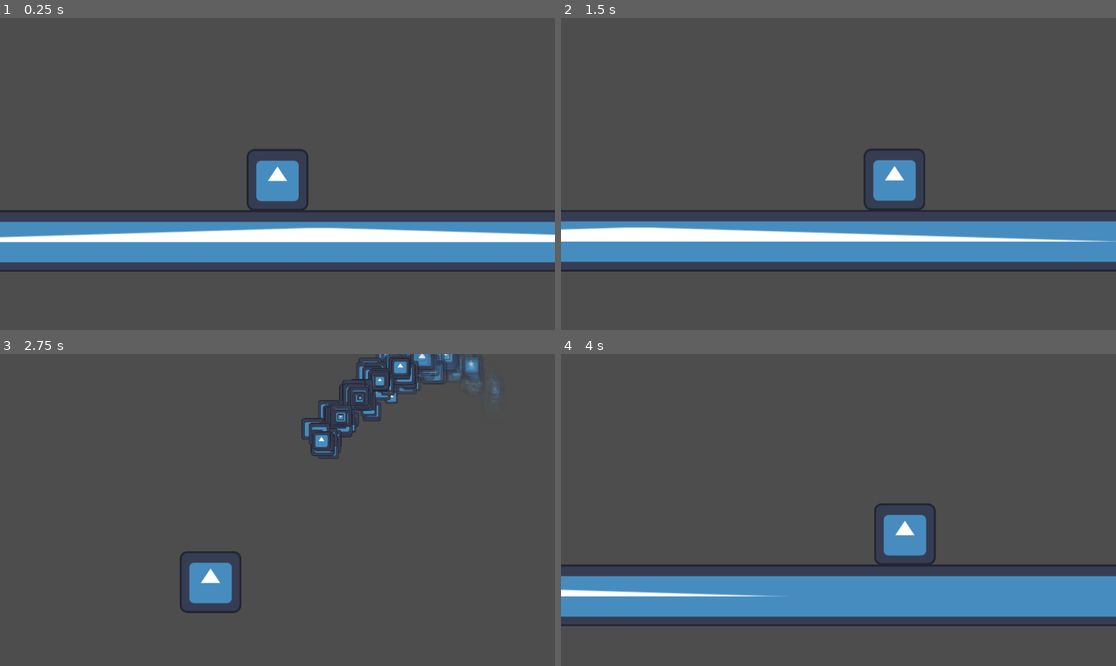
Above: before the commit, frames 1-4 (two rows, left to right).
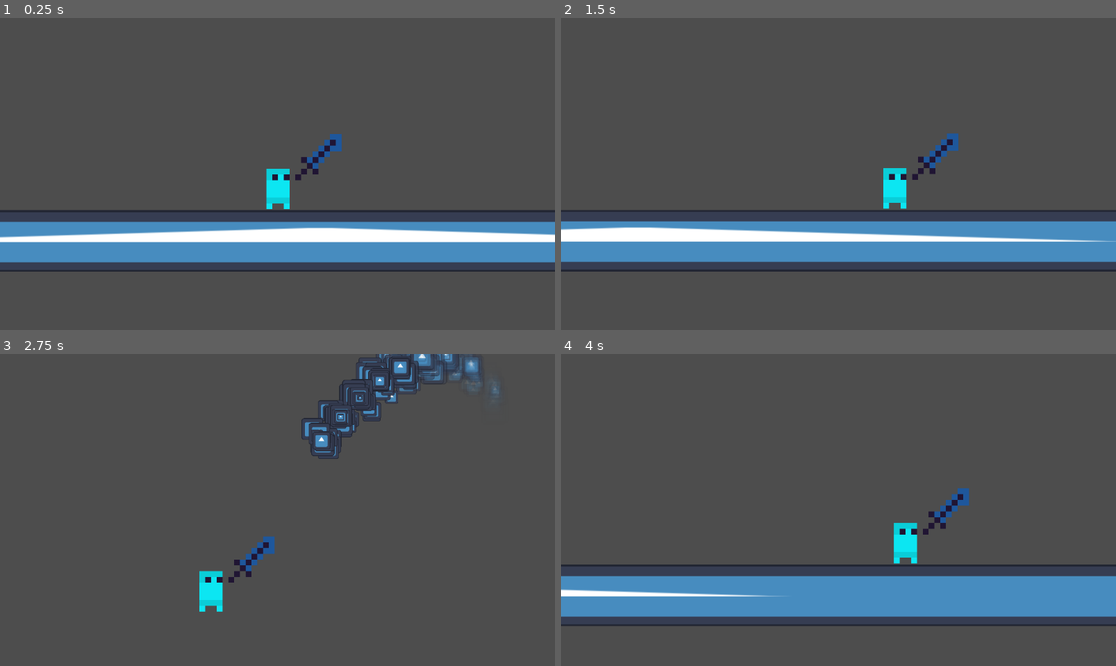
Above: after the commit, the same moments.

Repository: Namaarie/jame-gam-55
Game: Godot game, scene res://main.tscn
Same seed, same stepped clock (60 frames per second), same inputs: the game is played once before the commit and once after it. The engine's default icon, where the game draws it, is replaced by a stand-in: a white triangle on a blue panel in a dark square.
Inputs (mouse positions are in pixels of both pictures, inside the frame that each line leads up to):
- Up to frame 1 (0.25 s): no input
- Up to frame 2 (1.5 s): move the mouse to (960, 158) at 0.52 s; hold Space (jump) 0.53-1.28 s; hold D (right) from 0.53 s (still down); move the mouse to (727, 189) at 1.27 s; click (727, 189) at 1.35 s
- Up to frame 3 (2.75 s): tap Space (jump) at 1.52, 1.55, 1.82 s; move the mouse to (333, 441) at 2.02 s; release D (right) at 2.03 s; hold A (left) from 2.03 s (still down); hold Space (jump) from 2.03 s (still down); right-click (333, 441) at 2.1 s
- Up to frame 4 (4 s): move the mouse to (810, 572) at 2.77 s; release A (left) at 2.78 s; release Space (jump) at 2.78 s; hold D (right) from 2.78 s (still down); tap Space (jump) at 2.85, 3.02, 3.32 s; move the mouse to (1005, 556) at 3.52 s; hold Space (jump) from 3.53 s (still down); click (1005, 556) at 3.6 s

The runs differ from the first frame. In frame 1, 1.7% of the frame differs, in the area x 44-62%, y 37-62%; in frame 2, 1.7%; in frame 3, 1.7%; in frame 4, 1.8%, in the area x 56-74%, y 42-68%.

Commit message:
Add player animations
Changed the Sprite2D node into AnimatedSprite2D

Added the following player animations:
-dash
-die
-down_attack
-fall
-hurt
-jump
-land_on_ground
-normal_attack
-run
-up_attack

Diff:
--- a/player/player.tscn
+++ b/player/player.tscn
@@ -1,7 +1,15 @@
-[gd_scene load_steps=7 format=3 uid="uid://07qm4w0xtu5s"]
+[gd_scene load_steps=50 format=3 uid="uid://07qm4w0xtu5s"]
 
 [ext_resource type="Script" uid="uid://culmapmwppxfn" path="res://player/player.gd" id="1_oul6g"]
 [ext_resource type="Texture2D" uid="uid://dupmkd3y5dawc" path="res://icon.svg" id="2_rkbax"]
+[ext_resource type="Texture2D" uid="uid://hknh14rc5r2n" path="res://player/spritesheets/player_dash.png" id="3_8t03j"]
+[ext_resource type="Texture2D" uid="uid://cq5us0y5wfys" path="res://player/spritesheets/player_die.png" id="4_2ieo8"]
+[ext_resource type="Texture2D" uid="uid://b2mvsclwckln1" path="res://player/spritesheets/player_down_attack.png" id="5_ebec5"]
+[ext_resource type="Texture2D" uid="uid://bvn03gurpmetn" path="res://player/spritesheets/player_jump_and_fall.png" id="6_yllr7"]
+[ext_resource type="Texture2D" uid="uid://fcjhfwjsb662" path="res://player/spritesheets/player_hurt.png" id="7_kb6p2"]
+[ext_resource type="Texture2D" uid="uid://clx0dwqll3bx5" path="res://player/spritesheets/player_normal_attack.png" id="8_wodsf"]
+[ext_resource type="Texture2D" uid="uid://bd31g8vkerdgt" path="res://player/spritesheets/player_run.png" id="9_32hag"]
+[ext_resource type="Texture2D" uid="uid://gj13iu7tvq84" path="res://player/spritesheets/player_up_attack.png" id="10_tqiix"]
 
 [sub_resource type="RectangleShape2D" id="RectangleShape2D_g1dw6"]
 size = Vector2(128, 127)
@@ -21,6 +29,297 @@
 scale_min = 0.0
 scale_max = 0.39999998
 alpha_curve = SubResource("CurveTexture_g1dw6")
+
+[sub_resource type="AtlasTexture" id="AtlasTexture_e7oew"]
+atlas = ExtResource("3_8t03j")
+region = Rect2(0, 0, 32, 32)
+
+[sub_resource type="AtlasTexture" id="AtlasTexture_c35mf"]
+atlas = ExtResource("3_8t03j")
+region = Rect2(32, 0, 32, 32)
+
+[sub_resource type="AtlasTexture" id="AtlasTexture_65viv"]
+atlas = ExtResource("3_8t03j")
+region = Rect2(64, 0, 32, 32)
+
+[sub_resource type="AtlasTexture" id="AtlasTexture_x7c3f"]
+atlas = ExtResource("3_8t03j")
+region = Rect2(0, 32, 32, 32)
+
+[sub_resource type="AtlasTexture" id="AtlasTexture_bjvpn"]
+atlas = ExtResource("3_8t03j")
+region = Rect2(32, 32, 32, 32)
+
+[sub_resource type="AtlasTexture" id="AtlasTexture_s7qer"]
+atlas = ExtResource("4_2ieo8")
+region = Rect2(0, 0, 32, 32)
+
+[sub_resource type="AtlasTexture" id="AtlasTexture_g4c7l"]
+atlas = ExtResource("4_2ieo8")
+region = Rect2(32, 0, 32, 32)
+
+[sub_resource type="AtlasTexture" id="AtlasTexture_knn7v"]
+atlas = ExtResource("4_2ieo8")
+region = Rect2(64, 0, 32, 32)
+
+[sub_resource type="AtlasTexture" id="AtlasTexture_7pqkx"]
+atlas = ExtResource("4_2ieo8")
+region = Rect2(0, 32, 32, 32)
+
+[sub_resource type="AtlasTexture" id="AtlasTexture_uw77l"]
+atlas = ExtResource("4_2ieo8")
+region = Rect2(32, 32, 32, 32)
+
+[sub_resource type="AtlasTexture" id="AtlasTexture_rptt4"]
+atlas = ExtResource("5_ebec5")
+region = Rect2(0, 0, 32, 32)
+
+[sub_resource type="AtlasTexture" id="AtlasTexture_r7pn3"]
+atlas = ExtResource("5_ebec5")
+region = Rect2(32, 0, 32, 32)
+
+[sub_resource type="AtlasTexture" id="AtlasTexture_b8hi5"]
+atlas = ExtResource("5_ebec5")
+region = Rect2(64, 0, 32, 32)
+
+[sub_resource type="AtlasTexture" id="AtlasTexture_2uvqg"]
+atlas = ExtResource("5_ebec5")
+region = Rect2(0, 32, 32, 32)
+
+[sub_resource type="AtlasTexture" id="AtlasTexture_1s1yo"]
+atlas = ExtResource("5_ebec5")
+region = Rect2(32, 32, 32, 32)
+
+[sub_resource type="AtlasTexture" id="AtlasTexture_5ejfk"]
+atlas = ExtResource("6_yllr7")
+region = Rect2(32, 0, 32, 32)
+
+[sub_resource type="AtlasTexture" id="AtlasTexture_jd2rm"]
+atlas = ExtResource("7_kb6p2")
+region = Rect2(0, 0, 32, 32)
+
+[sub_resource type="AtlasTexture" id="AtlasTexture_q28gw"]
+atlas = ExtResource("7_kb6p2")
+region = Rect2(32, 0, 32, 32)
+
+[sub_resource type="AtlasTexture" id="AtlasTexture_ge24q"]
+atlas = ExtResource("7_kb6p2")
+region = Rect2(0, 32, 32, 32)
+
+[sub_resource type="AtlasTexture" id="AtlasTexture_pnw6m"]
+atlas = ExtResource("7_kb6p2")
+region = Rect2(32, 32, 32, 32)
+
+[sub_resource type="AtlasTexture" id="AtlasTexture_1so5t"]
+atlas = ExtResource("6_yllr7")
+region = Rect2(0, 0, 32, 32)
+
+[sub_resource type="AtlasTexture" id="AtlasTexture_55jnj"]
+atlas = ExtResource("6_yllr7")
+region = Rect2(0, 32, 32, 32)
+
+[sub_resource type="AtlasTexture" id="AtlasTexture_dx5ib"]
+atlas = ExtResource("8_wodsf")
+region = Rect2(0, 0, 32, 32)
+
+[sub_resource type="AtlasTexture" id="AtlasTexture_a2xo5"]
+atlas = ExtResource("8_wodsf")
+region = Rect2(32, 0, 32, 32)
+
+[sub_resource type="AtlasTexture" id="AtlasTexture_art4l"]
+atlas = ExtResource("8_wodsf")
+region = Rect2(0, 32, 32, 32)
+
+[sub_resource type="AtlasTexture" id="AtlasTexture_fjxoa"]
+atlas = ExtResource("9_32hag")
+region = Rect2(0, 0, 32, 32)
+
+[sub_resource type="AtlasTexture" id="AtlasTexture_gswnw"]
+atlas = ExtResource("9_32hag")
+region = Rect2(32, 0, 32, 32)
+
+[sub_resource type="AtlasTexture" id="AtlasTexture_xcnuv"]
+atlas = ExtResource("9_32hag")
+region = Rect2(0, 32, 32, 32)
+
+[sub_resource type="AtlasTexture" id="AtlasTexture_j55il"]
+atlas = ExtResource("9_32hag")
+region = Rect2(32, 32, 32, 32)
+
+[sub_resource type="AtlasTexture" id="AtlasTexture_hjies"]
+atlas = ExtResource("10_tqiix")
+region = Rect2(0, 0, 32, 32)
+
+[sub_resource type="AtlasTexture" id="AtlasTexture_mmwog"]
+atlas = ExtResource("10_tqiix")
+region = Rect2(32, 0, 32, 32)
+
+[sub_resource type="AtlasTexture" id="AtlasTexture_8pxes"]
+atlas = ExtResource("10_tqiix")
+region = Rect2(64, 0, 32, 32)
+
+[sub_resource type="AtlasTexture" id="AtlasTexture_fmu53"]
+atlas = ExtResource("10_tqiix")
+region = Rect2(0, 32, 32, 32)
+
+[sub_resource type="AtlasTexture" id="AtlasTexture_w7j2h"]
+atlas = ExtResource("10_tqiix")
+region = Rect2(32, 32, 32, 32)
+
+[sub_resource type="SpriteFrames" id="SpriteFrames_n0b8q"]
+animations = [{
+"frames": [{
+"duration": 1.0,
+"texture": SubResource("AtlasTexture_e7oew")
+}, {
+"duration": 1.0,
+"texture": SubResource("AtlasTexture_c35mf")
+}, {
+"duration": 1.0,
+"texture": SubResource("AtlasTexture_65viv")
+}, {
+"duration": 1.0,
+"texture": SubResource("AtlasTexture_x7c3f")
+}, {
+"duration": 1.0,
+"texture": SubResource("AtlasTexture_bjvpn")
+}],
+"loop": true,
+"name": &"dash",
+"speed": 10.0
+}, {
+"frames": [{
+"duration": 1.0,
+"texture": SubResource("AtlasTexture_s7qer")
+}, {
+"duration": 1.0,
+"texture": SubResource("AtlasTexture_g4c7l")
+}, {
+"duration": 1.0,
+"texture": SubResource("AtlasTexture_knn7v")
+}, {
+"duration": 1.0,
+"texture": SubResource("AtlasTexture_7pqkx")
+}, {
+"duration": 1.0,
+"texture": SubResource("AtlasTexture_uw77l")
+}],
+"loop": true,
+"name": &"die",
+"speed": 10.0
+}, {
+"frames": [{
+"duration": 1.0,
+"texture": SubResource("AtlasTexture_rptt4")
+}, {
+"duration": 1.0,
+"texture": SubResource("AtlasTexture_r7pn3")
+}, {
+"duration": 1.0,
+"texture": SubResource("AtlasTexture_b8hi5")
+}, {
+"duration": 1.0,
+"texture": SubResource("AtlasTexture_2uvqg")
+}, {
+"duration": 1.0,
+"texture": SubResource("AtlasTexture_1s1yo")
+}],
+"loop": true,
+"name": &"down_attack",
+"speed": 10.0
+}, {
+"frames": [{
+"duration": 1.0,
+"texture": SubResource("AtlasTexture_5ejfk")
+}],
+"loop": true,
+"name": &"fall",
+"speed": 5.0
+}, {
+"frames": [{
+"duration": 1.0,
+"texture": SubResource("AtlasTexture_jd2rm")
+}, {
+"duration": 1.0,
+"texture": SubResource("AtlasTexture_q28gw")
+}, {
+"duration": 1.0,
+"texture": SubResource("AtlasTexture_ge24q")
+}, {
+"duration": 1.0,
+"texture": SubResource("AtlasTexture_pnw6m")
+}],
+"loop": true,
+"name": &"hurt",
+"speed": 10.0
+}, {
+"frames": [{
+"duration": 1.0,
+"texture": SubResource("AtlasTexture_1so5t")
+}],
+"loop": true,
+"name": &"jump",
+"speed": 5.0
+}, {
+"frames": [{
+"duration": 1.0,
+"texture": SubResource("AtlasTexture_55jnj")
+}],
+"loop": true,
+"name": &"land_on_ground",
+"speed": 5.0
+}, {
+"frames": [{
+"duration": 1.0,
+"texture": SubResource("AtlasTexture_dx5ib")
+}, {
+"duration": 1.0,
+"texture": SubResource("AtlasTexture_a2xo5")
+}, {
+"duration": 1.0,
+"texture": SubResource("AtlasTexture_art4l")
+}],
+"loop": true,
+"name": &"normal_attack",
+"speed": 10.0
+}, {
+"frames": [{
+"duration": 1.0,
+"texture": SubResource("AtlasTexture_fjxoa")
+}, {
+"duration": 1.0,
+"texture": SubResource("AtlasTexture_gswnw")
+}, {
+"duration": 1.0,
+"texture": SubResource("AtlasTexture_xcnuv")
+}, {
+"duration": 1.0,
+"texture": SubResource("AtlasTexture_j55il")
+}],
+"loop": true,
+"name": &"run",
+"speed": 10.0
+}, {
+"frames": [{
+"duration": 1.0,
+"texture": SubResource("AtlasTexture_hjies")
+}, {
+"duration": 1.0,
+"texture": SubResource("AtlasTexture_mmwog")
+}, {
+"duration": 1.0,
+"texture": SubResource("AtlasTexture_8pxes")
+}, {
+"duration": 1.0,
+"texture": SubResource("AtlasTexture_fmu53")
+}, {
+"duration": 1.0,
+"texture": SubResource("AtlasTexture_w7j2h")
+}],
+"loop": true,
+"name": &"up_attack",
+"speed": 10.0
+}]
 
 [node name="Player" type="CharacterBody2D"]
 script = ExtResource("1_oul6g")
@@ -50,8 +349,14 @@
 explosiveness = 0.15
 process_material = SubResource("ParticleProcessMaterial_yw30f")
 
-[node name="Sprite2D" type="Sprite2D" parent="."]
-texture = ExtResource("2_rkbax")
+[node name="AnimatedSprite2D" type="AnimatedSprite2D" parent="."]
+texture_filter = 1
+position = Vector2(13, 37)
+scale = Vector2(12, 12)
+sprite_frames = SubResource("SpriteFrames_n0b8q")
+animation = &"up_attack"
+frame = 4
+frame_progress = 0.8427533
 
 [node name="Camera2D" type="Camera2D" parent="."]
 process_callback = 0
